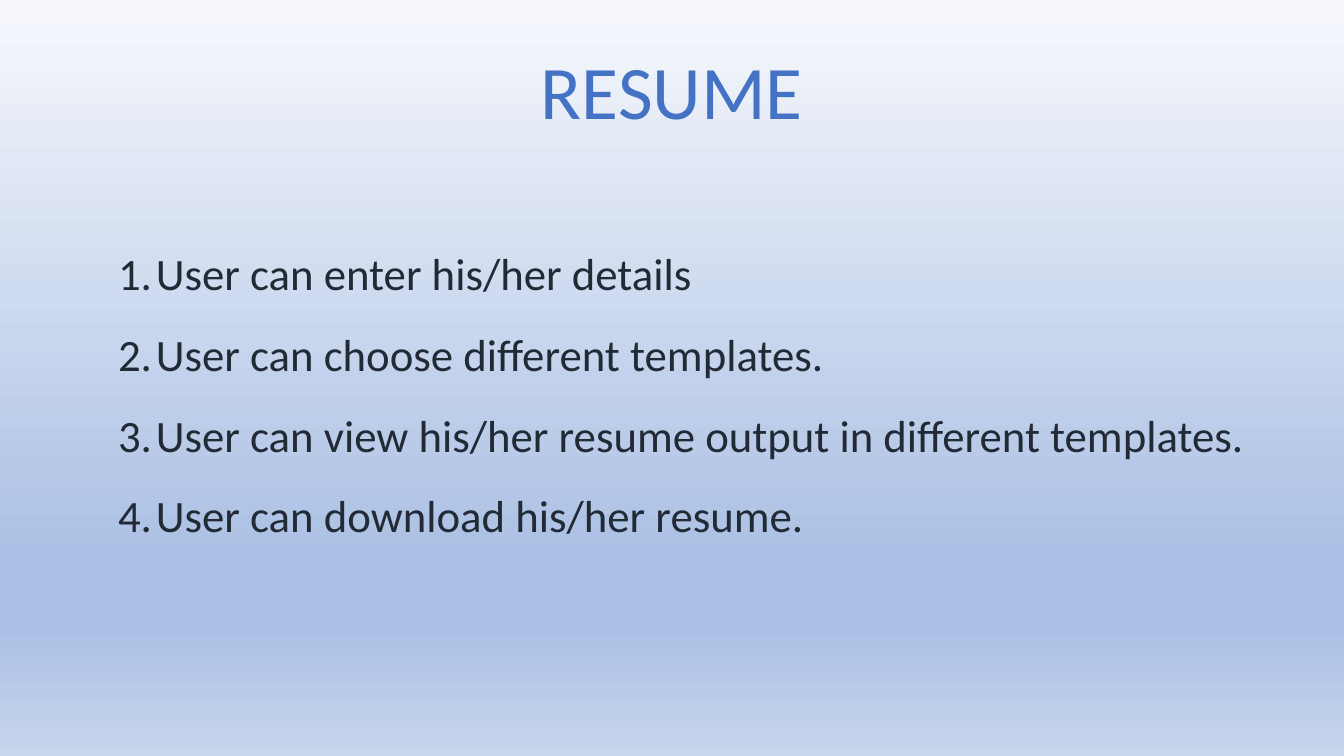
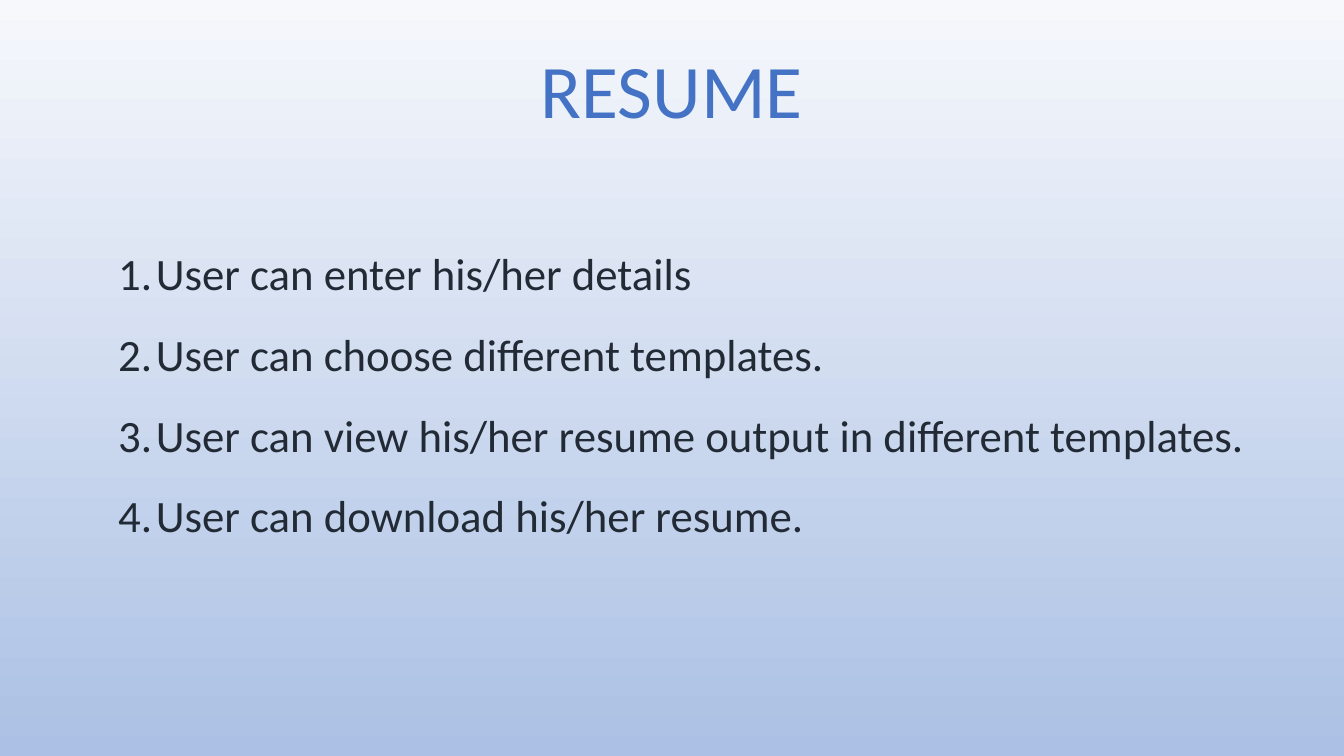
Before and after one commit to manish-bharti/resume-parser, a slide deck: slide 3 of CVIC/major_project_presentation.pptx. Drawn at 1344x756 pixels with LibreOffice and Linux fonts; fonts in the diff are those of the drawing. Boxes give left, top, right and bottom in pixels: in the first picture for what was removed or moved away, otherwise in the second. Text is boxed around its words. In the diff, an @@ line names an element or a change of style, - is before the commit and + after.

```diff
--- a/CVIC/major_project_presentation.pptx
+++ b/CVIC/major_project_presentation.pptx
@@ background gradient #F6F8FC to #ABC0E4 to #C7D5ED to gradient #F6F8FC to #ABC0E4 @@
@@ text "User can enter his/her details" at <box>118,259,1243,534</box>: indent changed @@
```
Also in this commit, not shown: 11 other slides changed, 1 slide added, 7 other files.
